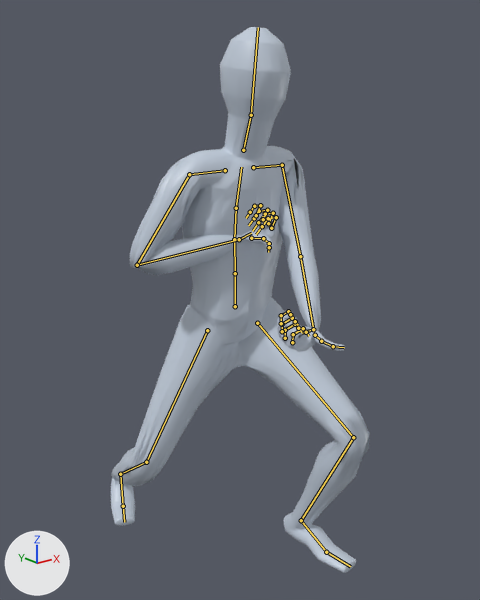
Before and after pictures for a commit that changed the glTF model app/assets/anims/Base/two_hand_attack_heavy.glb.
One viewpoint serves both versions: a 50 mm camera at (-1.153, -1.7, 1.401) aimed at (-0.004, -0.264, 0.826). Lighting does not change. The marker at lower left points along +X, +Y and +Z. The older version comes first. Both versions are drawn at frame 20 of the action 'Animation'; the numbers are the values there. The bones that change, and the others that lie on the model, are drawn over the model as lines.

Objects in the first picture: 'Body_human_male'.
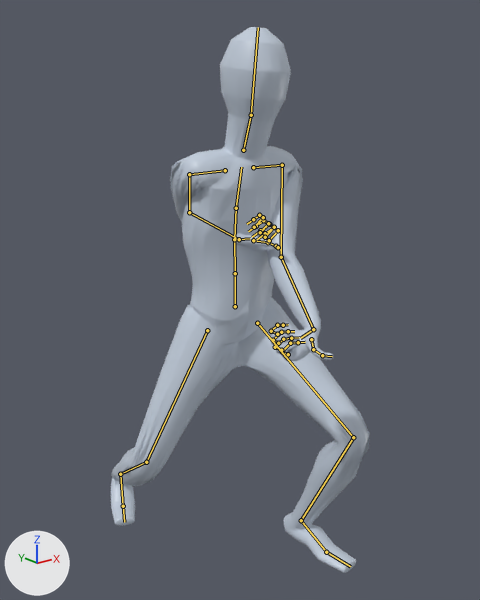
What differs and where, as boxes [x1, y1, x2, y2] in the pictures (480 x 600 px):
'Body_human_male', posed: [111, 27, 370, 573] in both
bone 'mixamorig:LeftArm', root to tip: before (282, 165) to (300, 256); after (282, 165) to (281, 257)
bone 'mixamorig:LeftHand', root to tip: before (313, 329) to (302, 333); after (313, 329) to (300, 338)
bone 'mixamorig:RightArm', root to tip: before (189, 174) to (137, 265); after (189, 174) to (189, 212)
bone 'mixamorig:RightHand', root to tip: before (239, 239) to (251, 233); after (239, 239) to (250, 238)

The edits, one by one:
Bone 'mixamorig:LeftArm' (bone_mixamorig_leftarm) turns from (-55, -44, -57) to (-110, -50, 0) degrees about its own x, y and z.
Bone 'mixamorig:LeftHand' (bone_mixamorig_lefthand) turns from (-127, -26, 108) to (-54, -21, 90) degrees about its own x, y and z.
Bone 'mixamorig:RightArm' (bone_mixamorig_rightarm) turns from (-63, -20, 51) to (-125, -22, 23) degrees about its own x, y and z.
Bone 'mixamorig:RightHand' (bone_mixamorig_righthand) turns from (18, 137, 25) to (-52, 9, -114) degrees about its own x, y and z.
